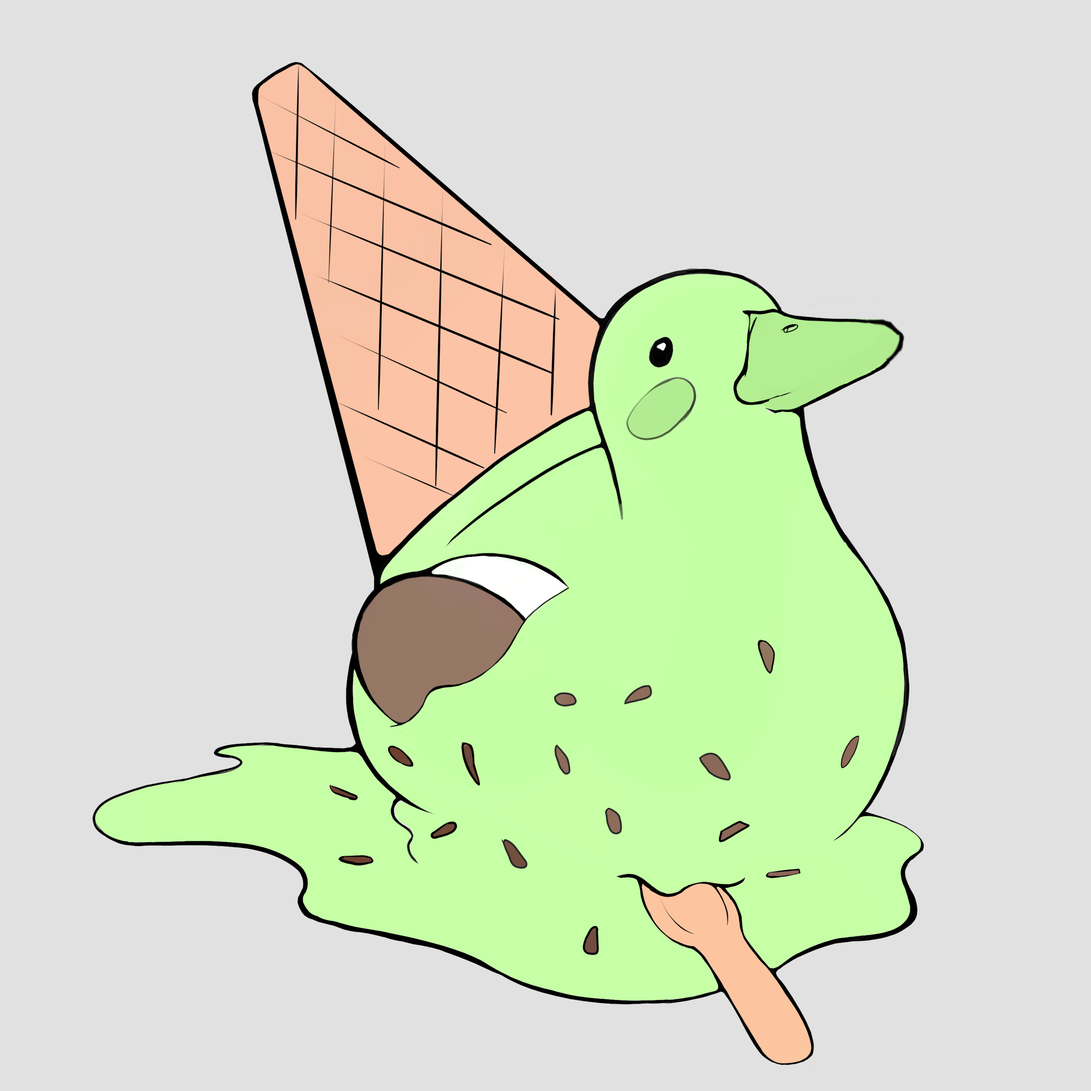
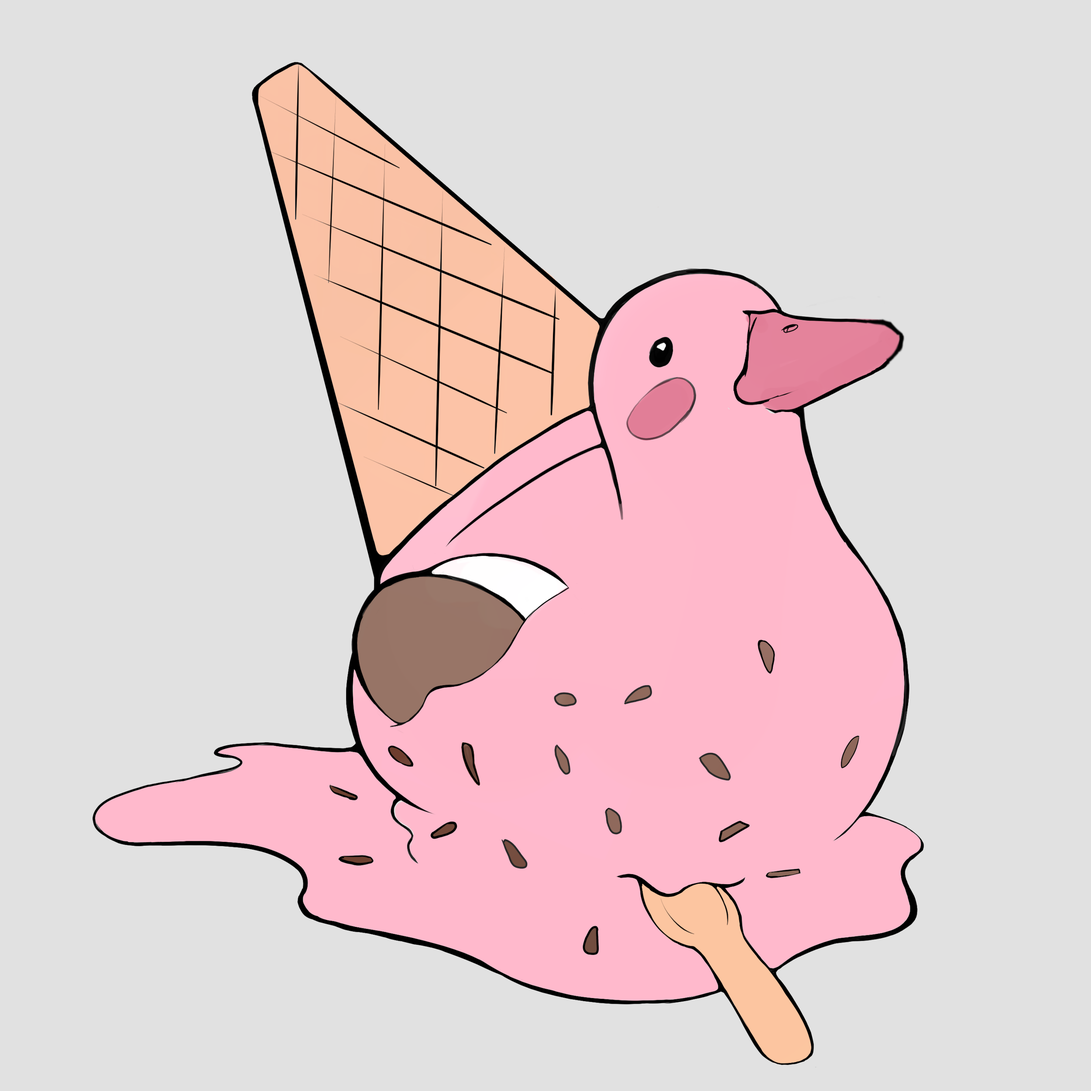
The second 1091 x 1091 image is a revision of the first. Changes to its layers:
painted on "pico" over [626, 309, 901, 441]
painted on "crema" over [95, 274, 922, 1002]
